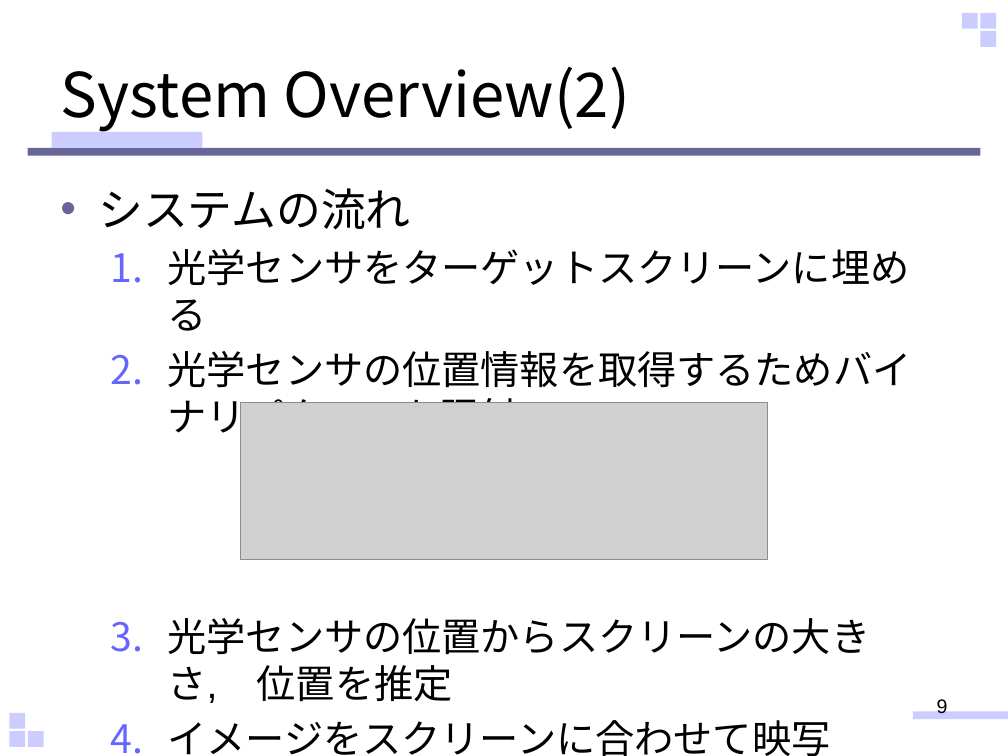
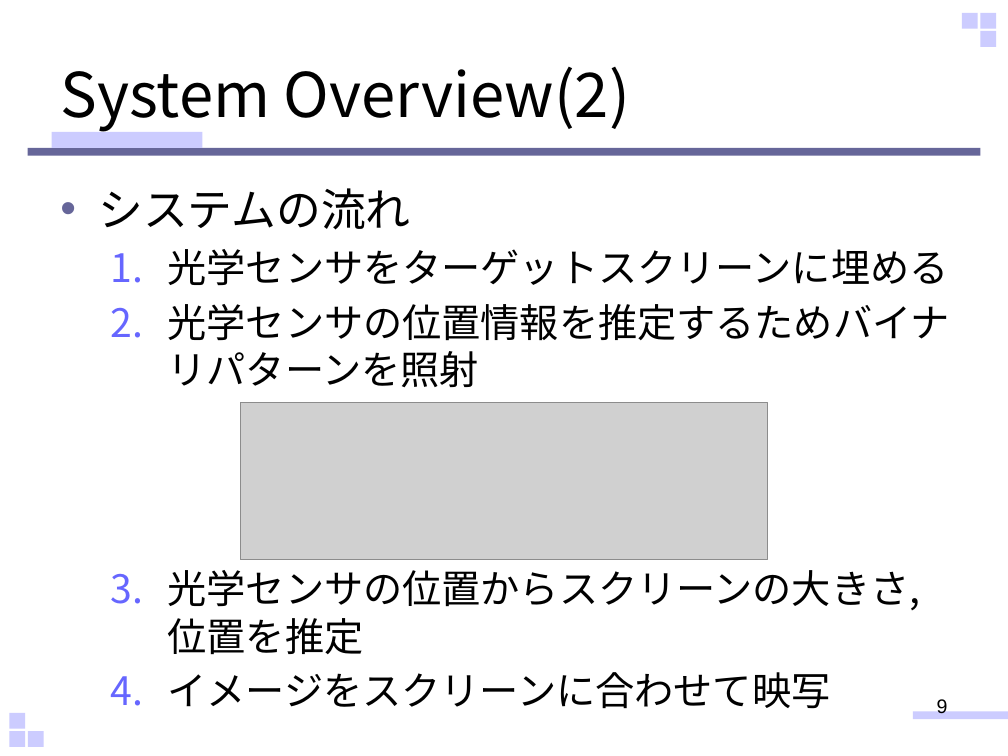
Before and after one commit to sho-hama/Human_Interface, a slide deck: slide 9 of HI_hamana.pptx. Drawn at 1008x756 pixels with LibreOffice and Linux fonts; fonts in the diff are those of the drawing; grey boxes stand for pictures. Boxes give left, top, right and bottom in pixels: in the first picture for what was removed or moved away, otherwise in the second. Text is boxed around its words. In the diff, an @@ line names an element or a change of style, - is before the commit and + after.

Commit message:
キャリブレーションの説明完了　（進捗75%）

```diff
--- a/HI_hamana.pptx
+++ b/HI_hamana.pptx
@@ text at (98,188,949,709): font Arial to Noto Sans CJK JP in "システムの流れ", "光学センサをターゲットスクリーンに埋める", "光学センサの位置からスクリーンの大きさ, 位置を推定", "イメージをスクリーンに合わせて映写" @@
@@ text at (168,304,950,387): text changed; font Arial to Noto Sans CJK JP @@
-  2. 光学センサの位置情報を取得するためバイナリパターンを照射
+  2. 光学センサの位置情報を推定するためバイナリパターンを照射
```
Also in this commit, not shown: 3 other slides changed, 1 slide added.
